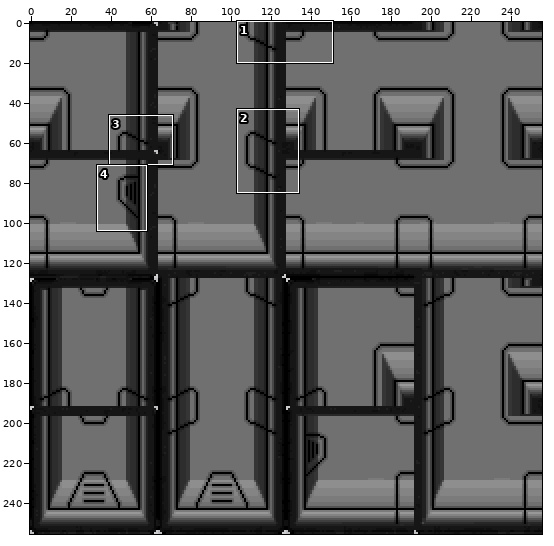
A sprite sheet gets an edit: Textures/Things/Building/sterileWall_bluePrint.png. The picture above shows the old version from afar; the outline marks the close-up.
Close-up. Before the commit:
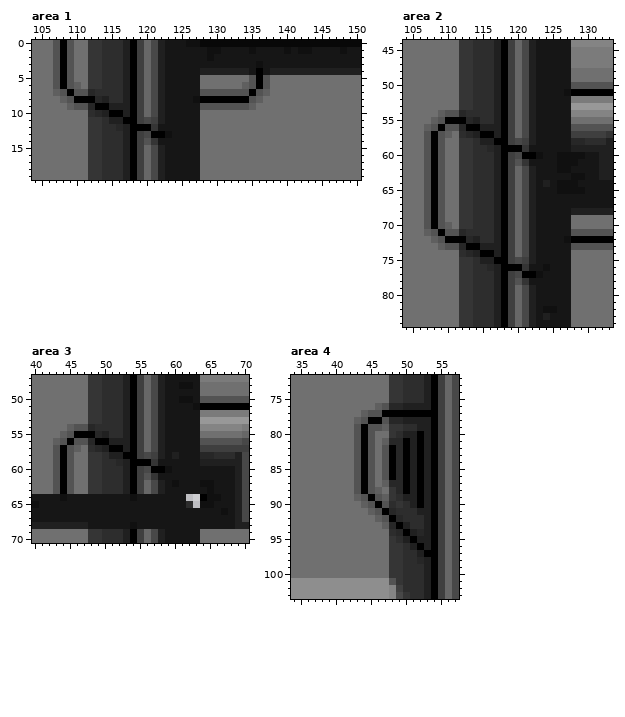
The file is 256x256 pixels. Colours within 5 levels of each other are drawn and written as one. Shown: area 1: x 104..150, y 0..19; area 2: x 104..133, y 44..84; area 3: x 40..70, y 47..70; area 4: x 34..57, y 72..103. The commit also changed other parts of the picture, which this record leaves out.
The result:
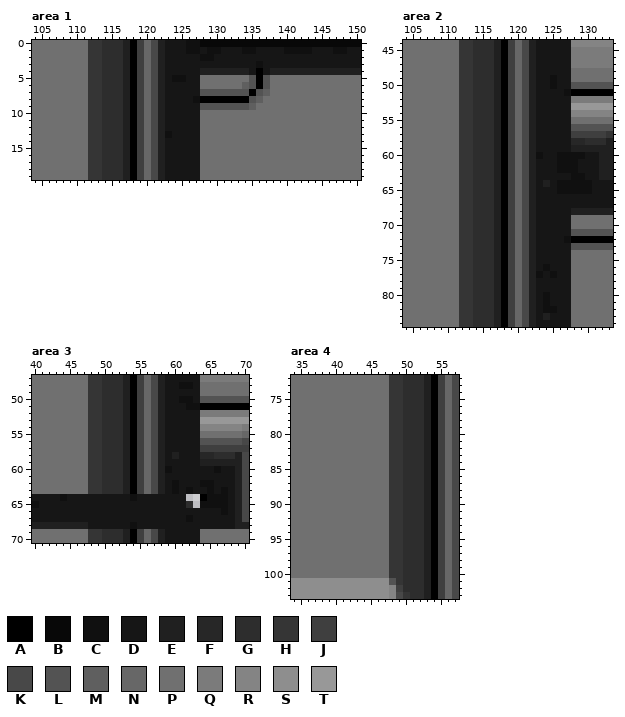
Palette (. is transparent): A #000000  B #080808  C #101010  D #161616  E #202020  F #272727  G #2d2d2d  H #353535  J #3f3f3f  K #484848  L #535353  M #5f5f5f  N #676767  P #707070  Q #7b7b7b  R #848484  S #8e8e8e  T #989898
From old to new:
Changed rows in their new state; - is an unchanged pixel.
Area 1:
first column x 107:
 0 PPP--------------------------------------
 1 PPP----------------CC------C------C-----C
 2 PPP------------------C-------------------
 3 PPP--------------------------------------
 4 PPP--------------------------------------
 5 PPP--------------CC----------------------
 6 PPPP-------------------------------------
 7 PPPPPHH----------------------------------
 8 -PPPPHHG---------------------------------
 9 --PPPHHGGG-------------------------------
10 -----HHGGG-------------------------------
11 --------GGE--NK--------------------------
12 ---------G--JNKE-------------------------
13 -------------NKE-------------------------
14 -------------NKE-------------------------
Area 2:
first column x 125:
49 C
50 C
first column x 107:
54 --PPPHH-----------------
55 -PPPPHHG----------------
56 PPPPPHHGGG--------------
57 PPPP-HHGGG--------------
58 PPP-----GGE--NK---------
59 PPP------G--JNKE--------
60 PPP----------NKE--------
61 PPP----------NKE--------
62 PPP------------------C--
63 PPP---------------------
64 PPP-------------------CC
65 PPP--------------------C
66 PPP---------------------
67 PPP---------------------
68 PPP---------------------
69 PPP---------------------
70 PPPP--------------------
71 PPPPPHH-----------------
72 -PPPPHHG----------------
73 --PPPHHGGG--------------
74 -----HHGGG--------------
75 --------GGE--NK---------
76 ---------G--JNKE--------
77 -------------NKE--C-----
78 -------------NKE--------
80 -----------------C------
81 -----------------C------
Area 3:
first column x 43:
51 -------------------C-----
54 --PPPHH------------------
55 -PPPPHHG-----------------
56 PPPPPHHGGG---------------
57 PPPP-HHGGG---------------
58 PPP-----GGE--NK----------
59 PPP------G--JNKE---------
60 PPP----------NKE-------C-
61 PPP----------NKE---------
62 PPP----------------------
63 PPP--------------C-C----C
64 ------------------------C
65 -----------------------CC
67 -------------------C-----
Area 4:
first column x 43:
 76 ---PPHHGGG-
 77 -PPPPHHGGGE
 78 PPPPPHHGGG-
 79 PPPPP----G-
 80 PPP---HGGG-
 81 PPP-PHHGGG-
 82 PPP-PHHGGG-
 83 PPP-PHHGGG-
 84 PPP-PHHGGG-
 85 PPP-PHHGGG-
 86 PPP-PHHGGG-
 87 PPP-PHHGGG-
 88 PPPP--HGGG-
 89 PPPPP-HGGG-
 90 -PPPPH--GG-
 91 --PPPHH--G-
 92 ---PPHH----
 93 ----PHHG---
 94 -----HHGGG-
 95 ------HGGG-
 96 --------GG-
 97 ---------GE
 98 ---------G-
